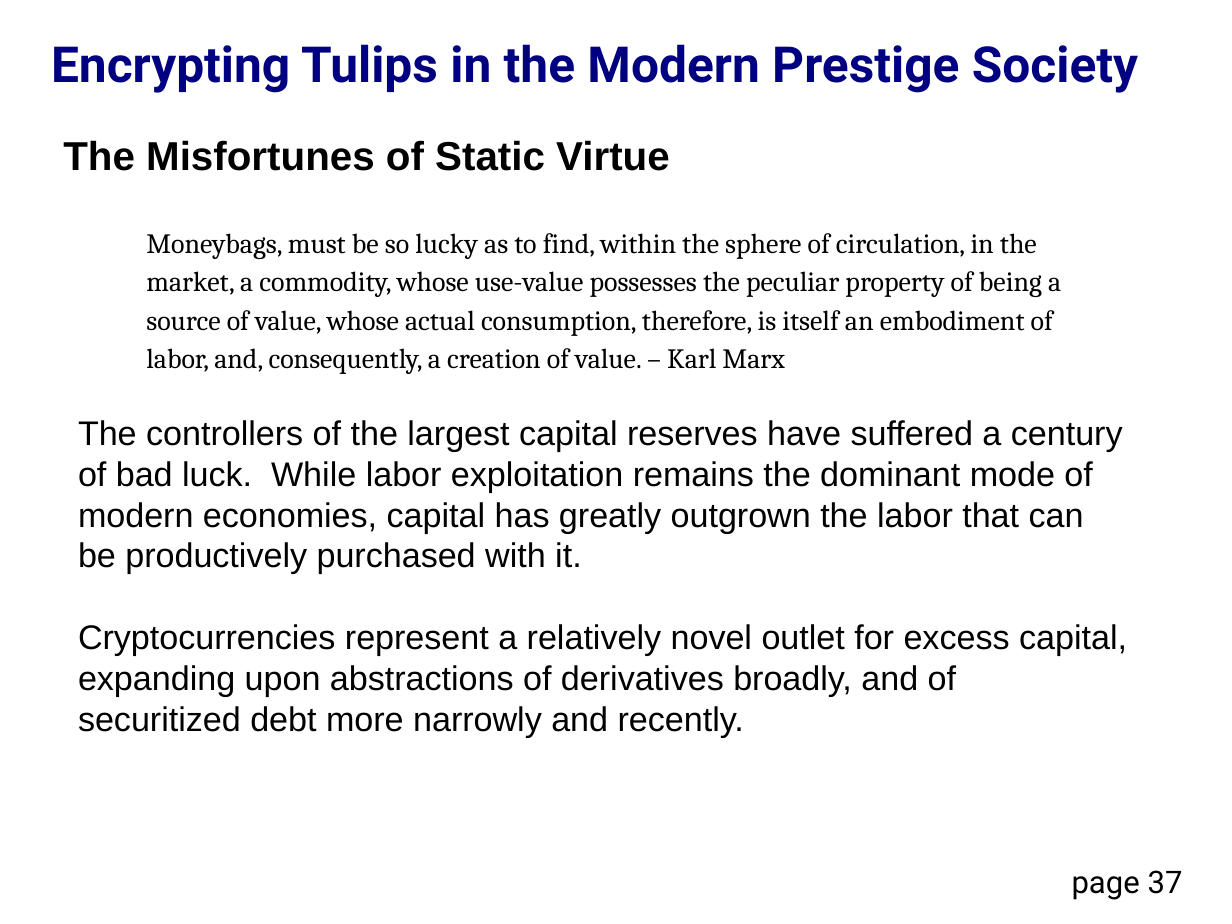
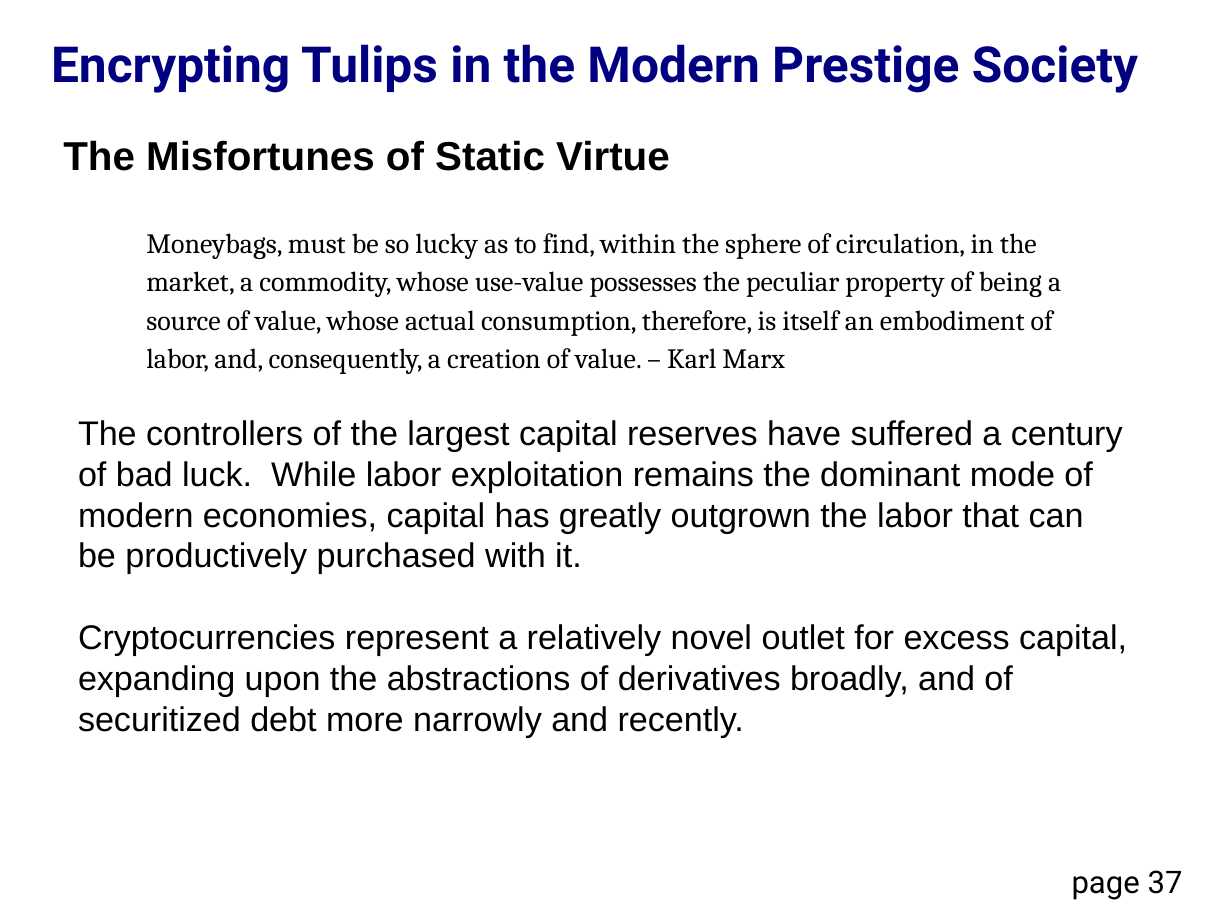
Before and after one commit to DavidMertz/Encrypting_Tulips, a slide deck: slide 37 of Encrypting_Tulips.odp. Drawn at 1232x924 pixels with LibreOffice and Linux fonts; fonts in the diff are those of the drawing. Boxes give left, top, right and bottom in pixels: in the first picture for what was removed or moved away, otherwise in the second. Text is boxed around its words. In the diff, an @@ line names an element or a change of style, - is before the commit and + after.

```diff
--- a/Encrypting_Tulips.odp
+++ b/Encrypting_Tulips.odp
@@ text at (78, 624, 1127, 738): text changed @@
-Cryptocurrencies represent a relatively novel outlet for excess capital, expanding upon abstractions of derivatives broadly, and of securitized debt more narrowly and recently.
+Cryptocurrencies represent a relatively novel outlet for excess capital, expanding upon the abstractions of derivatives broadly, and of securitized debt more narrowly and recently.
```
Also in this commit, not shown: 3 other slides changed, 2 other files.
